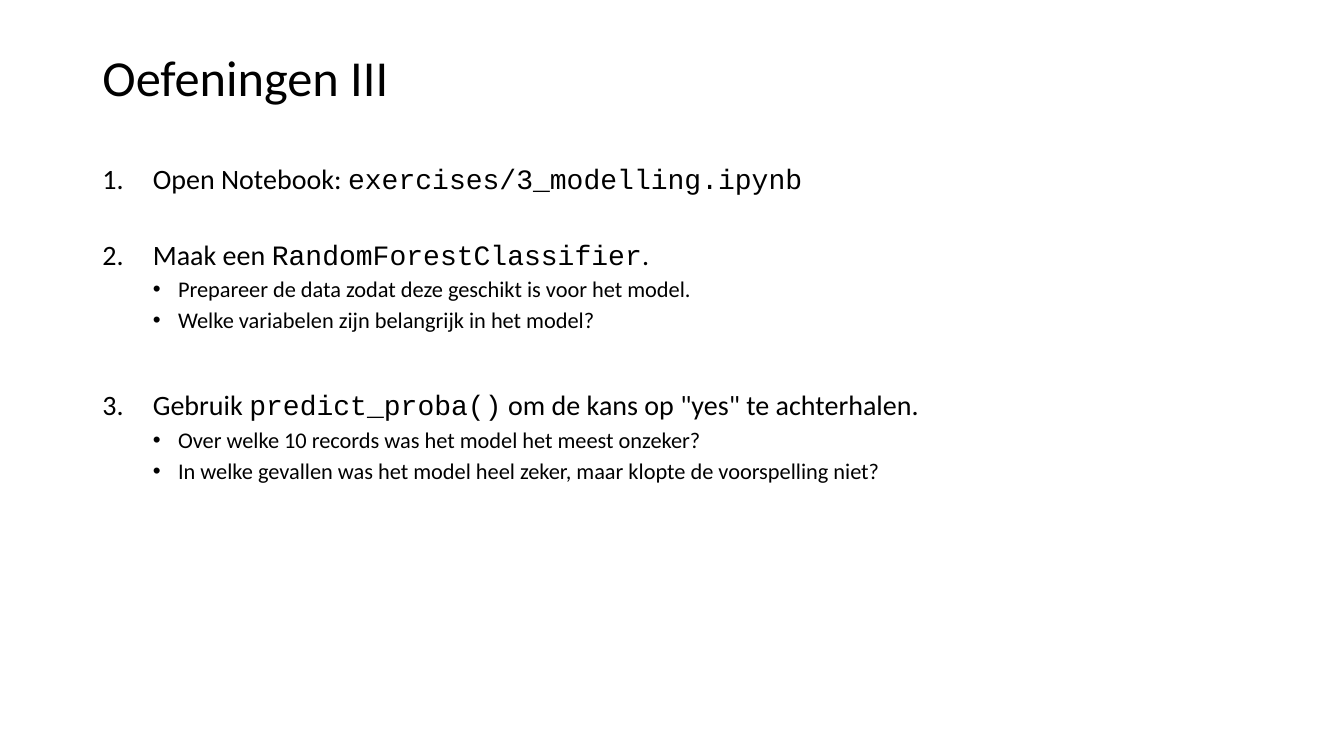
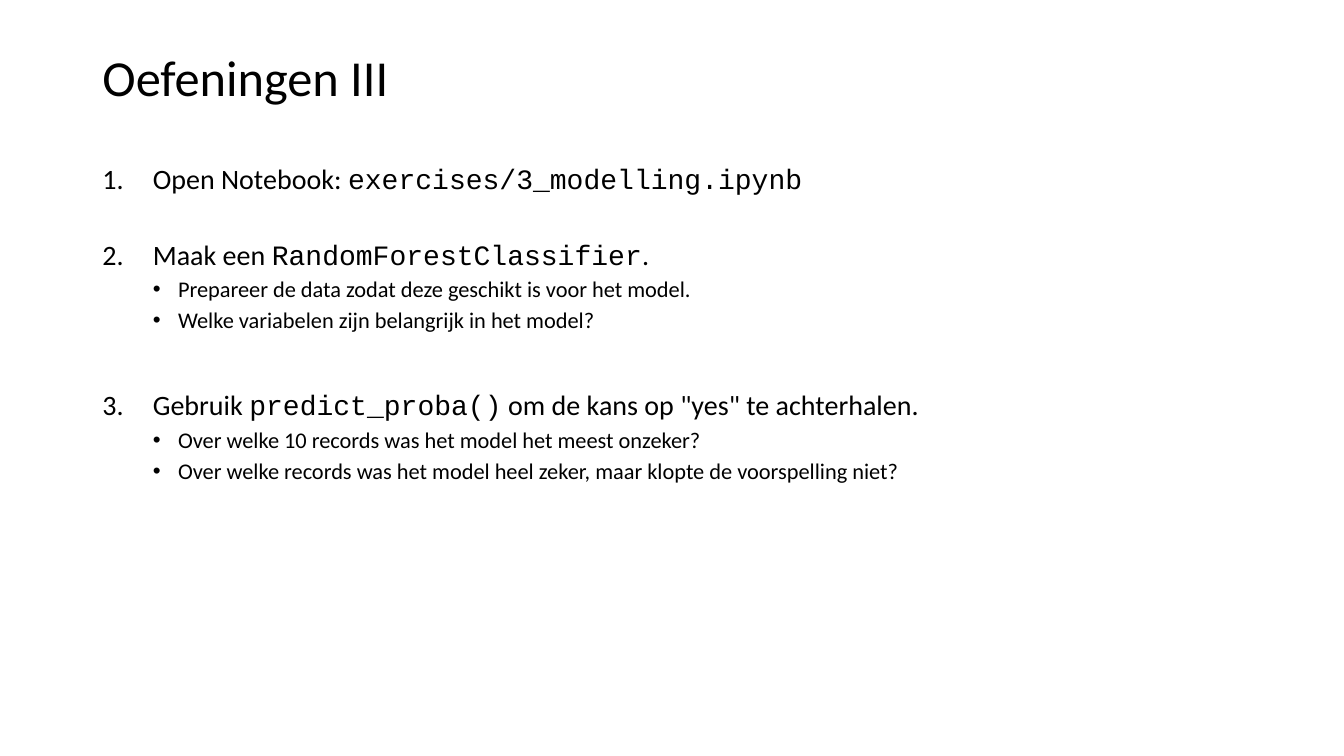
Before and after one commit to LFKoning/knowledge-sharing, a slide deck: slide 25 of python_trainees/4_scikit_learn/python_traineeship_4.pptx (slide 23 before the commit). Drawn at 1344x756 pixels with LibreOffice and Linux fonts; fonts in the diff are those of the drawing. Boxes give left, top, right and bottom in pixels: in the first picture for what was removed or moved away, otherwise in the second. Text is boxed around its words. In the diff, an @@ line names an element or a change of style, - is before the commit and + after.

```diff
--- a/python_trainees/4_scikit_learn/python_traineeship_4.pptx
+++ b/python_trainees/4_scikit_learn/python_traineeship_4.pptx
@@ text at <box>178,463,898,483</box>: text changed @@
-  • In welke gevallen was het model heel zeker, maar klopte de voorspelling niet?
+  • Over welke records was het model heel zeker, maar klopte de voorspelling niet?
```
Also in this commit, not shown: 10 other slides changed, 3 slides added, 1 slide removed, 12 other files.
